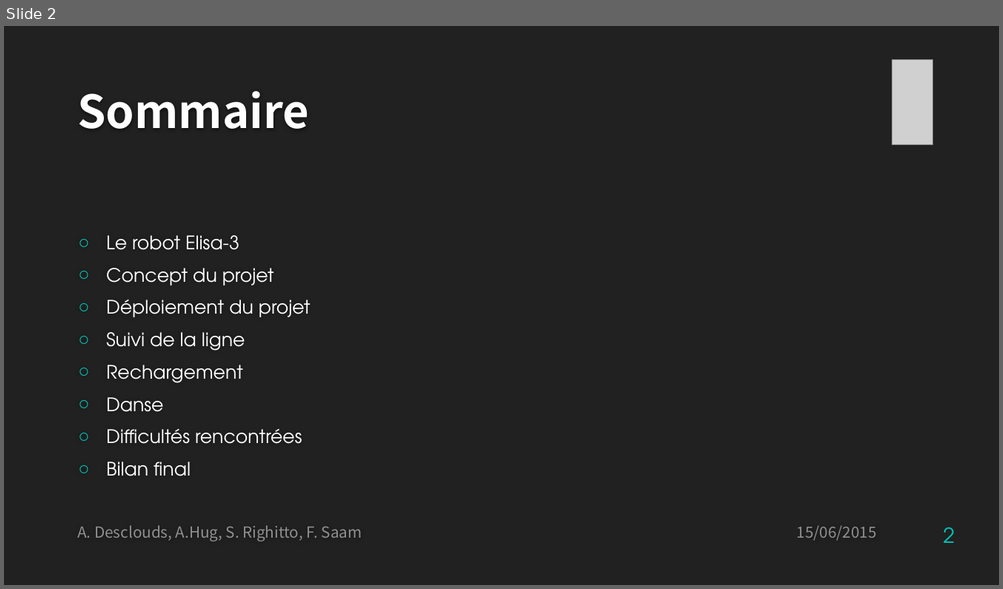
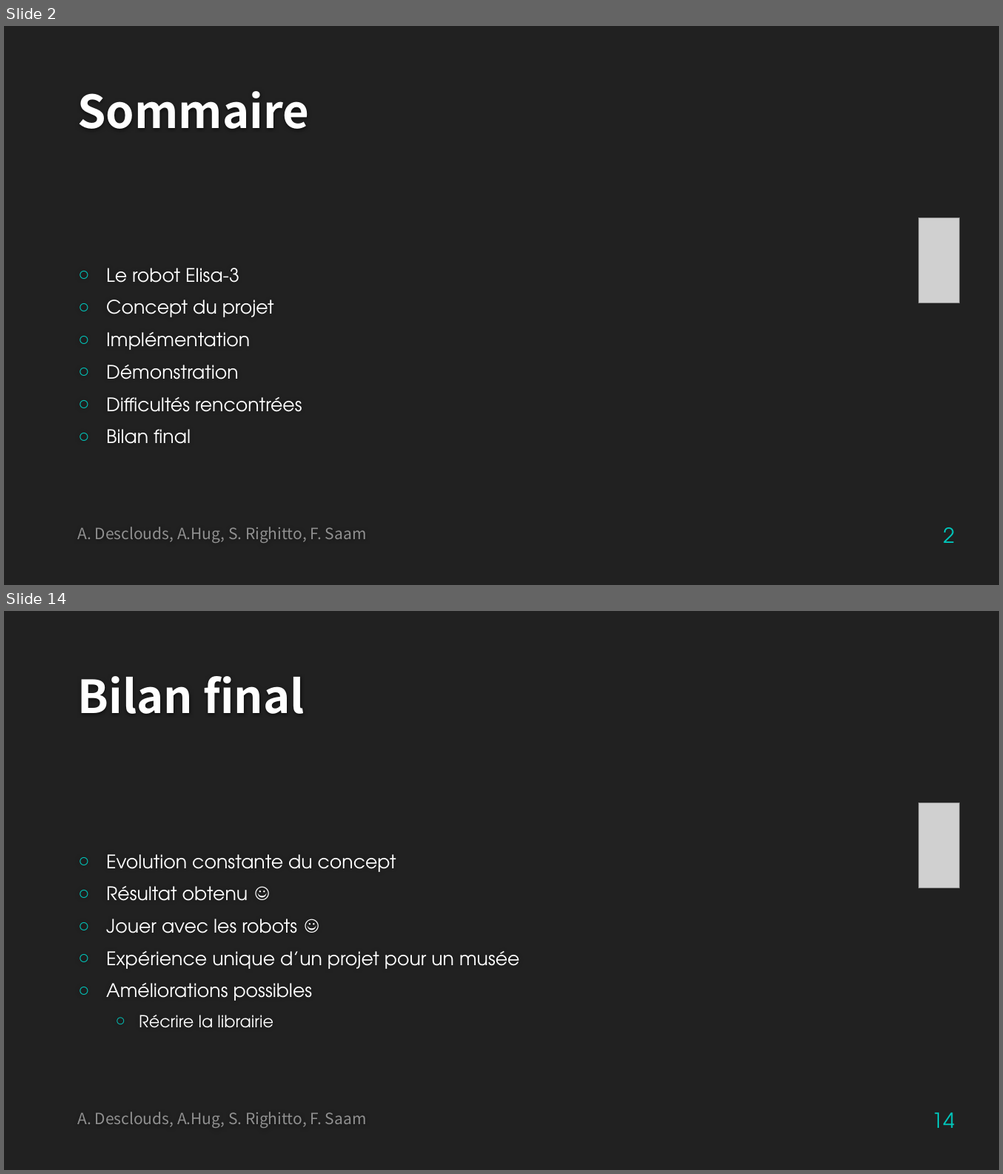
Before and after one commit to SimoneRighitto/SFT15_Elisa, a slide deck: Elisa-3_presentation.pptx. Shown one above the other, each under a label of ours: slide 2 before the commit, slides 2 and 14 after it; the slides between them are not shown. The pictures are 1003x589 and 1003x1174 pixels, drawn with LibreOffice and Linux fonts; fonts in the diff are those of the drawing; grey boxes stand for pictures; background and template pictures are left out. Boxes give left, top, right and bottom in pixels: in the first picture for what was removed or moved away, otherwise in the second. Text is boxed around its words. In the diff, an @@ line names an element or a change of style, - is before the commit and + after.

```diff
--- a/Elisa-3_presentation.pptx
+++ b/Elisa-3_presentation.pptx
@@ slide 14 added at (4,611,999,1170), background #212121 @@
@@ title added at (77,676,304,714), 44 pt, text #FEFEFE, bold @@
+Bilan final
@@ picture added at (919,803,960,888) @@
@@ text added at (106,854,519,1028), 18 pt, text #FFFFFF @@
+○ Evolution constante du concept
+○ Résultat obtenu ☺
+○ Jouer avec les robots ☺
+○ Expérience unique d’un projet pour un musée
+○ Améliorations possibles
+  ○ Récrire la librairie
@@ text added at (77,1112,367,1128), 15 pt, text #909090 @@
+A. Desclouds, A.Hug, S. Righitto, F. Saam
@@ page number added at (931,1113,954,1128), 20 pt, text #00C6BB @@
+14
@@ slide 2 changed as well @@
@@ picture removed at (892,59,933,144) @@
@@ picture added at (919,218,960,303) @@
@@ text at (106,332,250,380): text changed @@
-○ Déploiement du projet
-○ Suivi de la ligne
-○ Rechargement
-○ Danse
+○ Implémentation
+○ Démonstration
@@ text at (77,527,367,543): text changed; size 14.8 to 15 pt @@
-A. Desclouds, A.Hug, S. Righitto, F. Saam 15/06/2015
+A. Desclouds, A.Hug, S. Righitto, F. Saam
```
Also in this commit, not shown: 12 other slides added.
